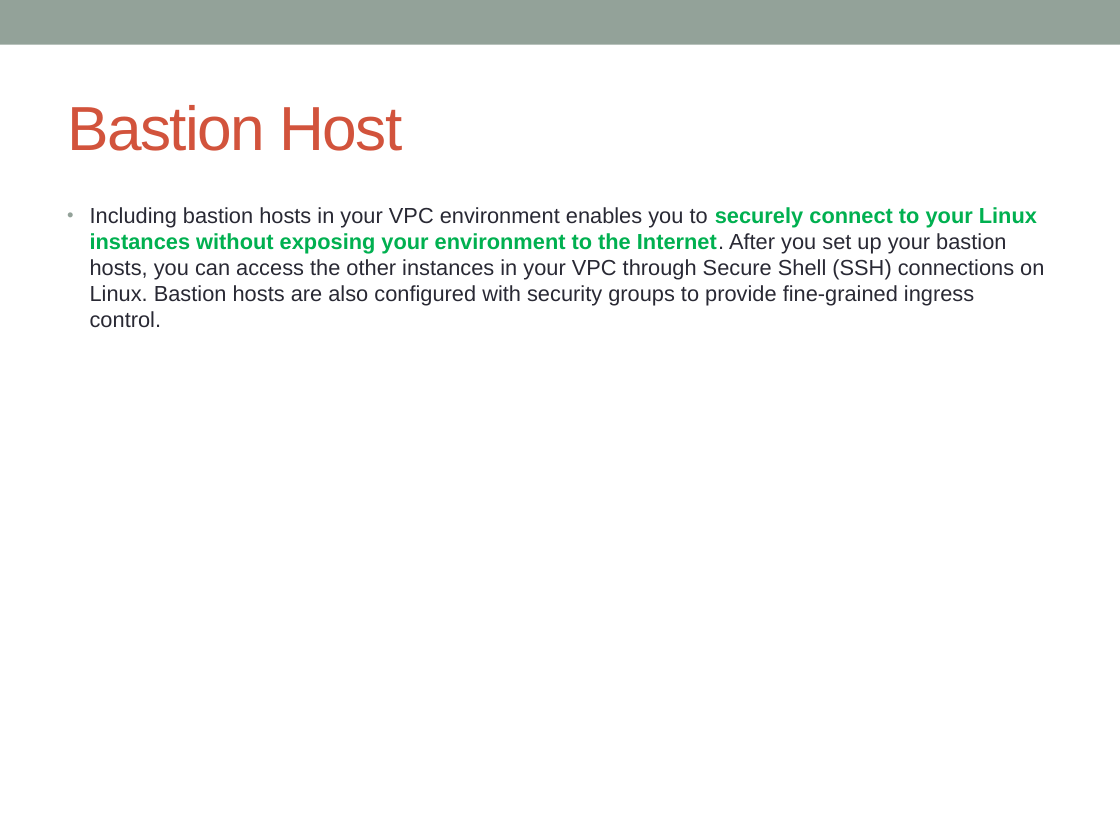
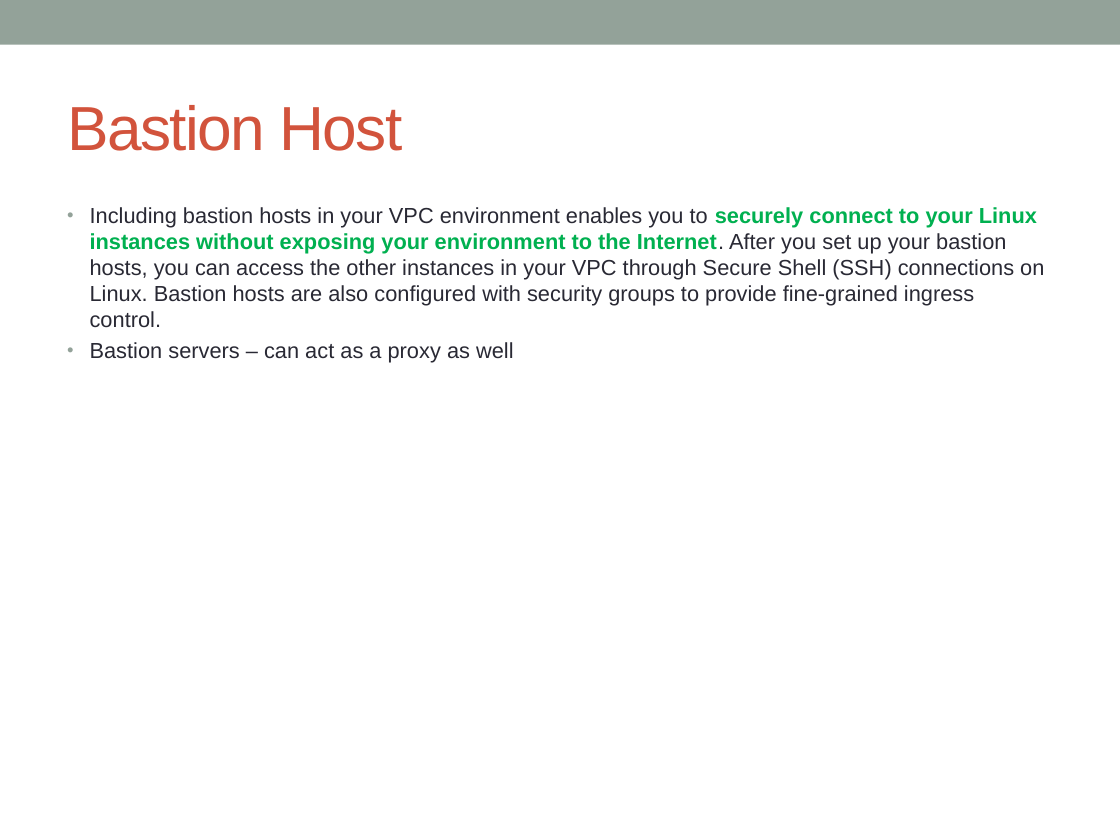
Before and after one commit to notionquest/ProjectDocumentation, a slide deck: slide 52 of AWS_Solution_Architect.pptx (slide 40 before the commit). Drawn at 1120x840 pixels with LibreOffice and Linux fonts; fonts in the diff are those of the drawing. Boxes give left, top, right and bottom in pixels: in the first picture for what was removed or moved away, otherwise in the second. Text is boxed around its words. In the diff, an @@ line names an element or a change of style, - is before the commit and + after.

```diff
--- a/AWS_Solution_Architect.pptx
+++ b/AWS_Solution_Architect.pptx
@@ text at (90, 342, 514, 363): paragraph added @@
+• Bastion servers – can act as a proxy as well
```
Also in this commit, not shown: 9 other slides changed, 19 slides added.
